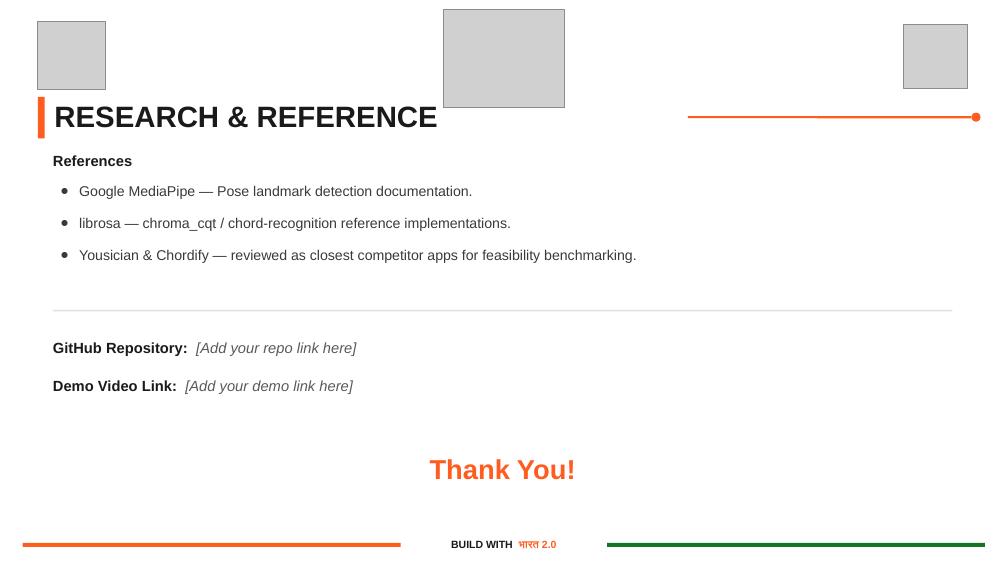
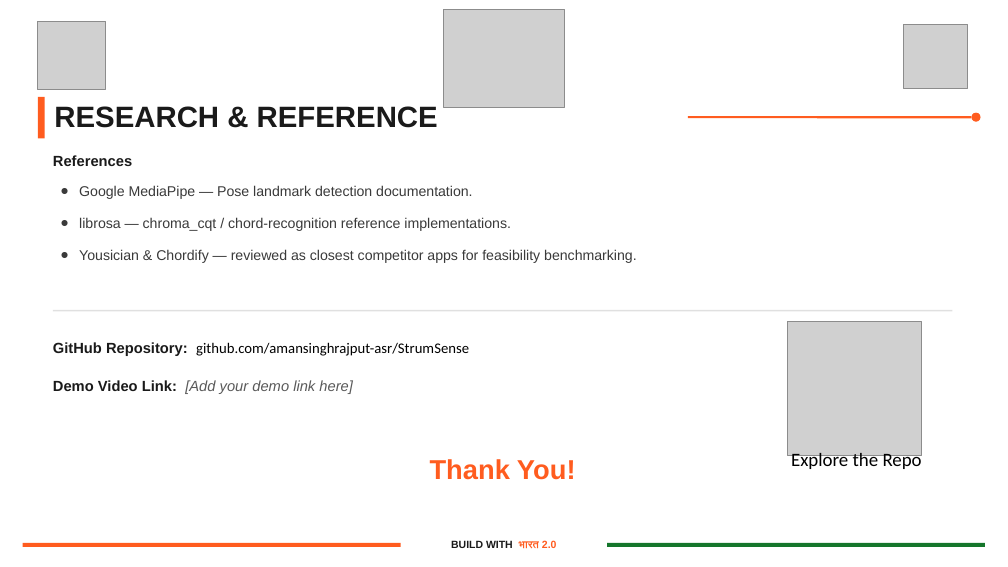
Before and after one commit to amansinghrajput-asr/StrumSense, a slide deck: slide 8 of StrumSense_Build_with_Bharat_2.0.pptx. Drawn at 1008x567 pixels with LibreOffice and Linux fonts; fonts in the diff are those of the drawing; grey boxes stand for pictures. Boxes give left, top, right and bottom in pixels: in the first picture for what was removed or moved away, otherwise in the second. Text is boxed around its words. In the diff, an @@ line names an element or a change of style, - is before the commit and + after.

Commit message:
Updated PPT with team details and fixed architecture image

```diff
--- a/StrumSense_Build_with_Bharat_2.0.pptx
+++ b/StrumSense_Build_with_Bharat_2.0.pptx
@@ picture added at box(788, 321, 923, 456) @@
@@ text at box(53, 342, 469, 356): text changed; font Arial to Calibri; text colour #5A5A5A to #000000; italic off @@
-GitHub Repository: [Add your repo link here]
+GitHub Repository: github.com/amansinghrajput-asr/StrumSense
@@ text added at box(791, 450, 922, 471), 18 pt, text #000000 @@
+Explore the Repo
```
Also in this commit, not shown: 2 other slides changed, 1 other file.
